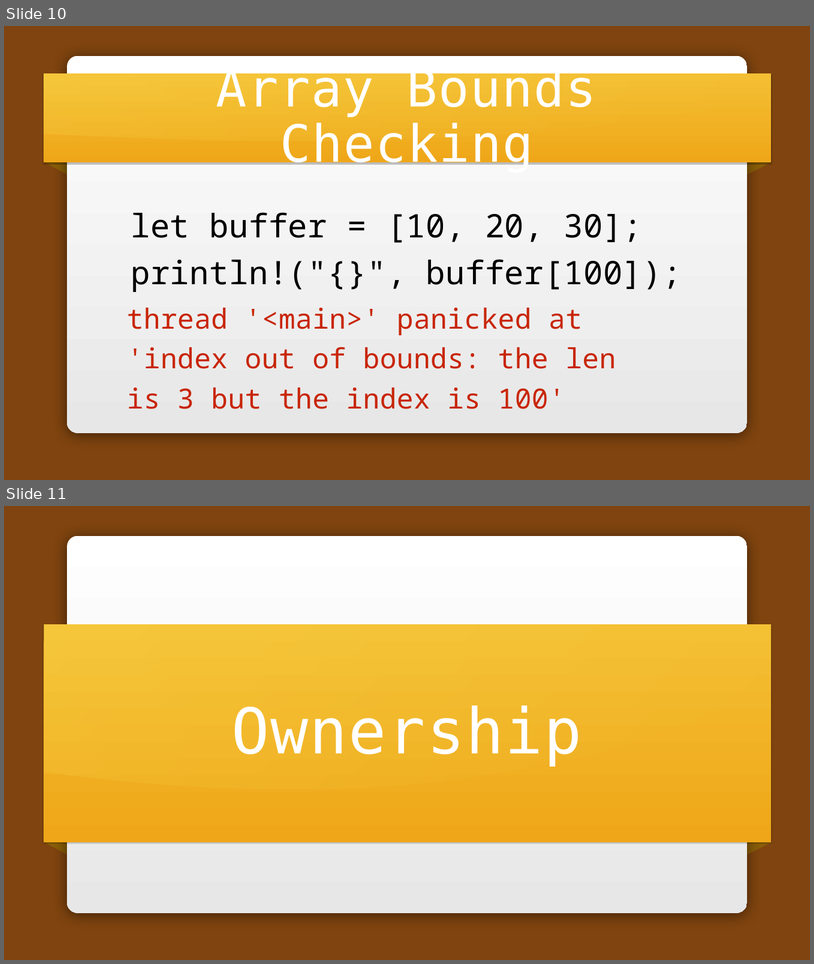
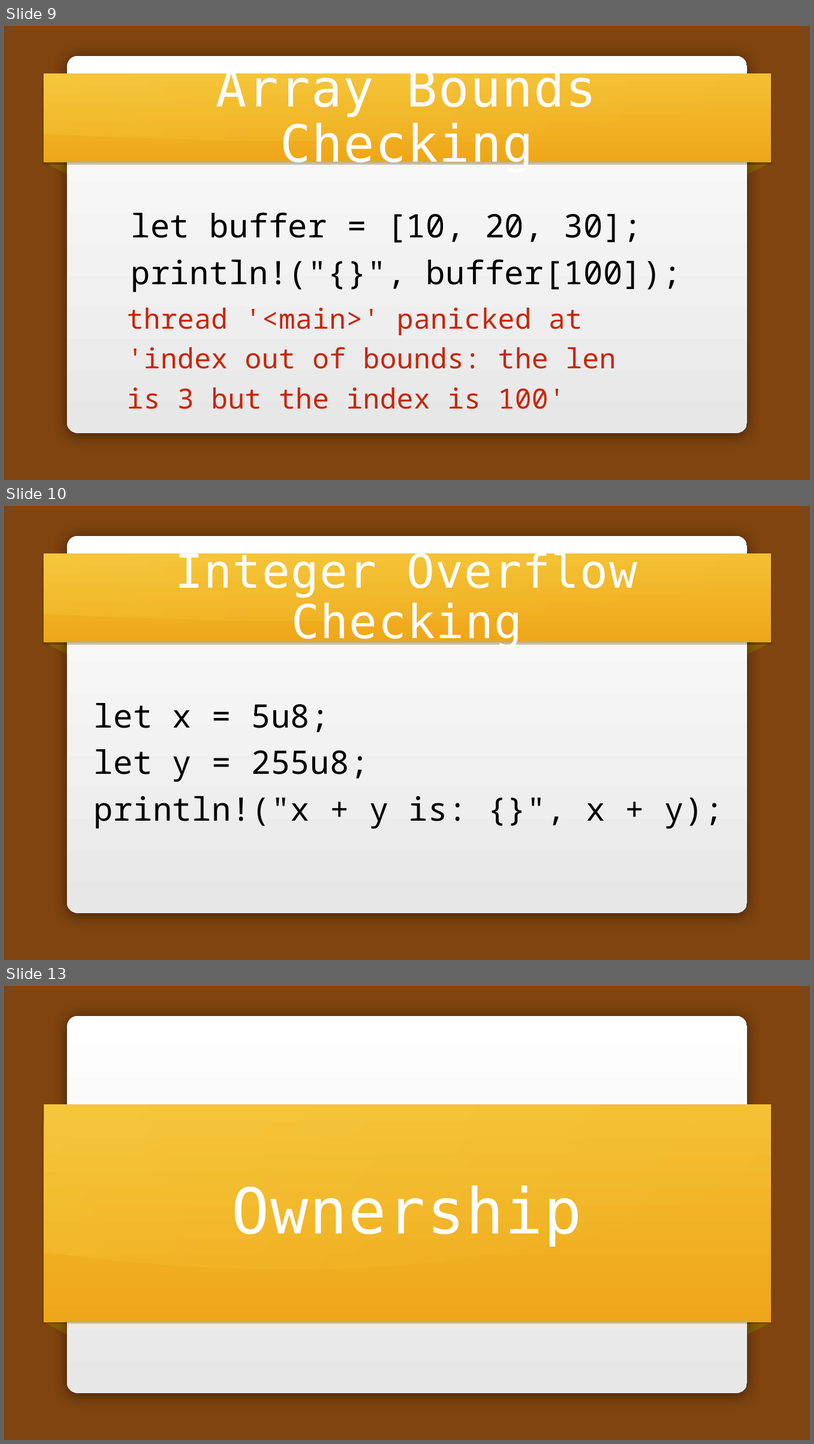
Before and after one commit to carols10cents/rust-safety-presentation, a slide deck: Rust Safety.pptx. Shown one above the other, each under a label of ours: slides 10 and 11 before the commit, slides 9, 10 and 13 after it; the slides between them are not shown. The pictures are 814x964 and 814x1444 pixels, drawn with LibreOffice and Linux fonts; fonts in the diff are those of the drawing; background and template pictures are left out. Boxes give left, top, right and bottom in pixels: in the first picture for what was removed or moved away, otherwise in the second. Text is boxed around its words. In the diff, an @@ line names an element or a change of style, - is before the commit and + after.

```diff
--- a/Rust Safety.pptx
+++ b/Rust Safety.pptx
@@ slide 10 added at [4,506,810,960], background picture (left out); not listed: 5 template elements that a slide beside it also shows @@
@@ title added at [175,550,638,647], 111 pt, text #FFFFFF @@
+Integer Overflow Checking
@@ text added at [94,703,723,829], 77 pt, text #000000 @@
+let x = 5u8;
+let y = 255u8;
+println!("x + y is: {}", x + y);
@@ what was slide 10 is now slide 9 @@
@@ what was slide 11 is now slide 13 @@
```
Also in this commit, not shown: 5 slides changed, 17 other slides added, 6 slides removed, 2 other files.
